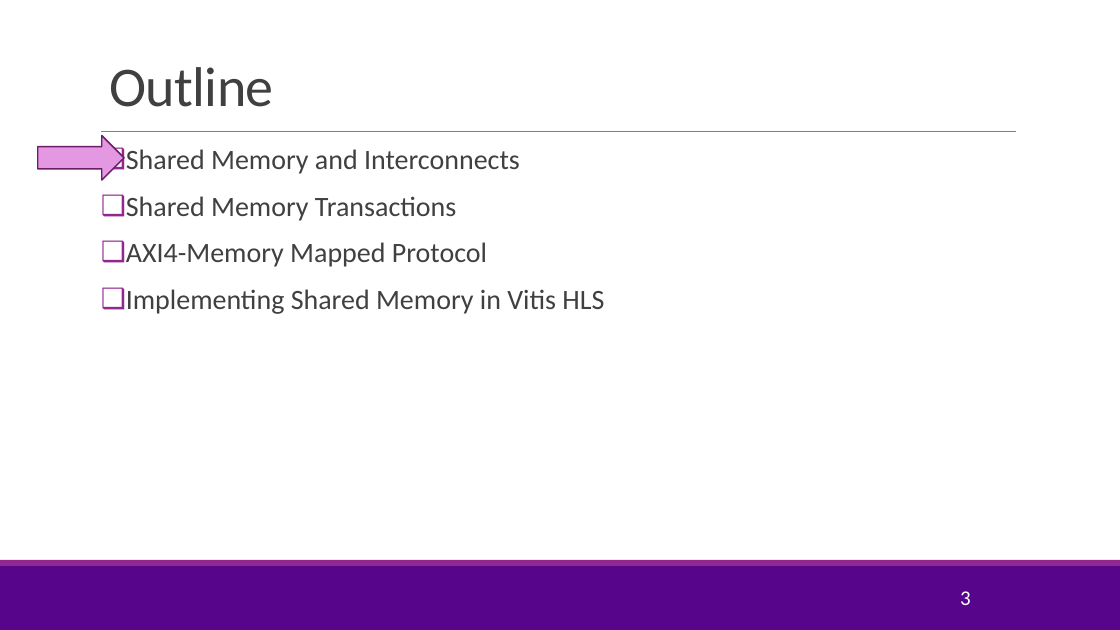
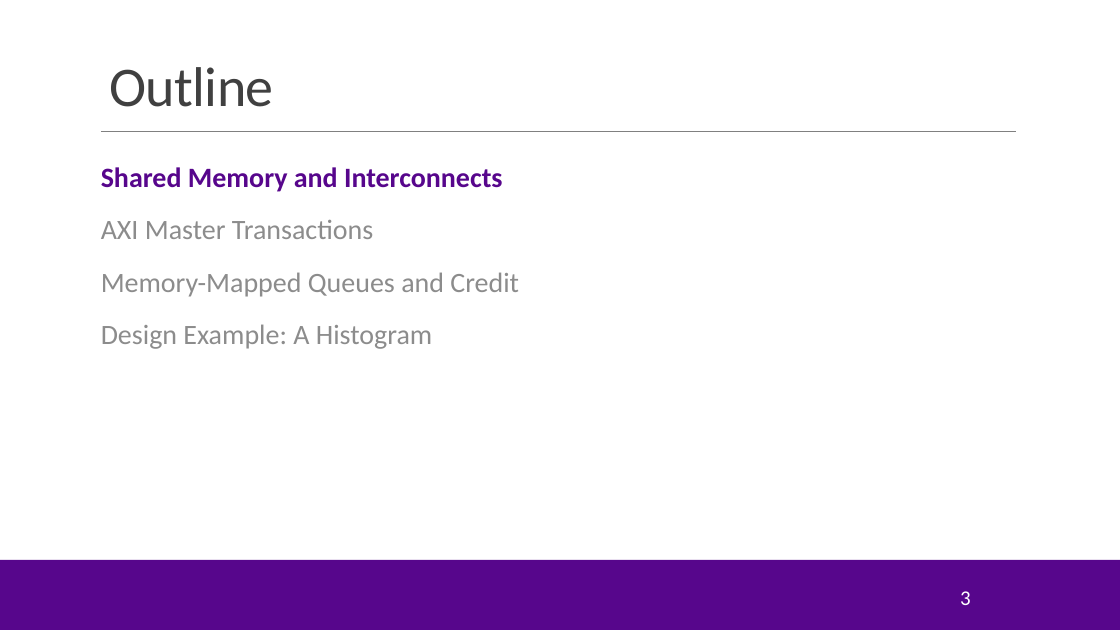
Before and after one commit to sdrangan/hwdesign, a slide deck: slide 3 of units/unit09_sharedmem/sharedmem.pptx. Drawn at 1120x630 pixels with LibreOffice and Linux fonts; fonts in the diff are those of the drawing; background and template pictures are left out. Boxes give left, top, right and bottom in pixels: in the first picture for what was removed or moved away, otherwise in the second. Text is boxed around its words. In the diff, an @@ line names an element or a change of style, - is before the commit and + after.

```diff
--- a/units/unit09_sharedmem/sharedmem.pptx
+++ b/units/unit09_sharedmem/sharedmem.pptx
@@ right arrow removed at <box>38,135,124,180</box> @@
@@ text at <box>101,167,503,192</box>: text colour #404040 to #57068C, bold on in "Shared Memory and Interconnects"; bullet ❑ to none; line spacing 0.9 to 1; less space between paragraphs @@
@@ text "Shared Memory and Interconnects": place and size @@
-text "Shared Memory and Interconnects" at <box>126,149,604,314</box>
+text "Shared Memory and Interconnects" at <box>101,167,519,349</box>
@@ text at <box>101,220,519,349</box>: text changed; text colour #404040 to #8C8C8C @@
-❑ Shared Memory Transactions
-❑ AXI4-Memory Mapped Protocol
-❑ Implementing Shared Memory in Vitis HLS
+AXI Master Transactions
+Memory-Mapped Queues and Credit
+Design Example: A Histogram
@@ rectangle at <box>0,560,1120,565</box>: fill #92278F to #57068C @@
```
Also in this commit, not shown: 14 other slides changed, 10 slides added, 32 slides removed, 1 other file.
